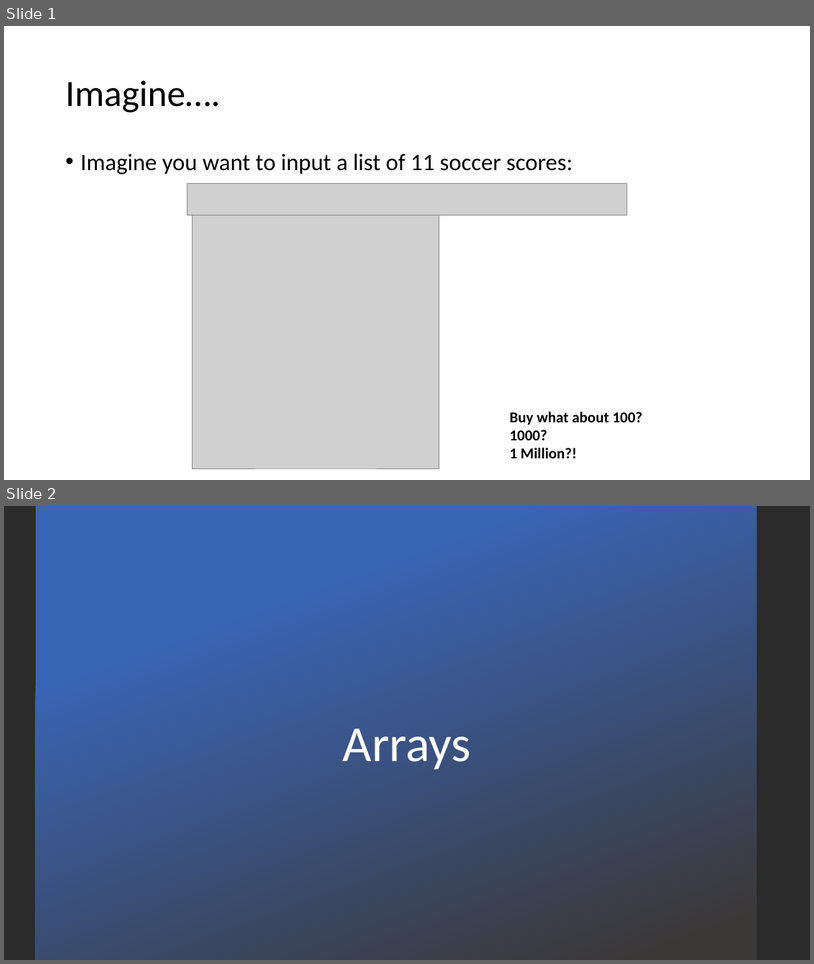
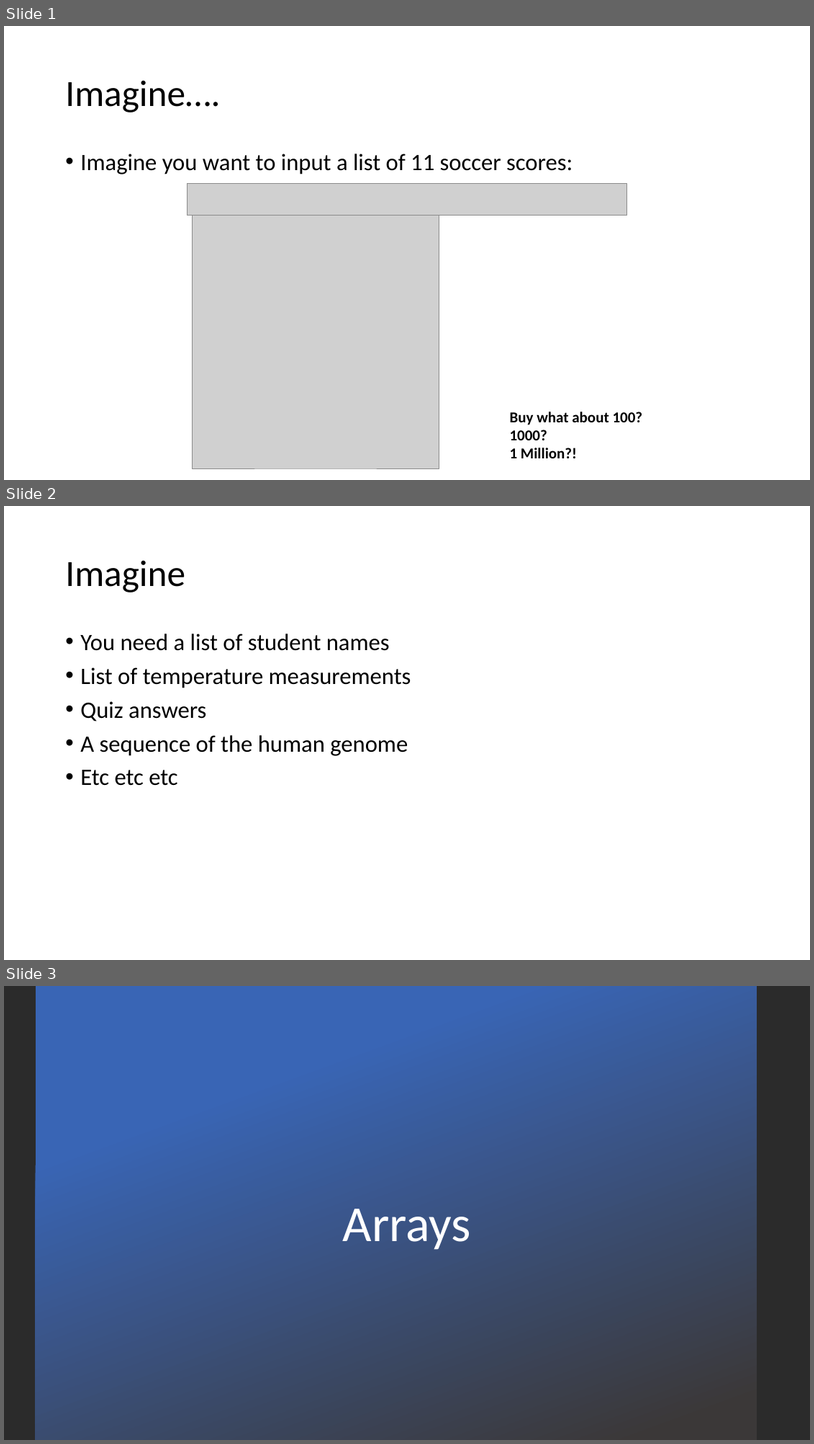
Before and after one commit to v-nys/cursusprogrammeren, a slide deck: _SLIDES/DEEL1/H7/6_arrays.pptx. Shown one above the other, each under a label of ours: slides 1 and 2 before the commit, slides 1, 2 and 3 after it. The pictures are 814x964 and 814x1444 pixels, drawn with LibreOffice and Linux fonts; fonts in the diff are those of the drawing; grey boxes stand for pictures; background and template pictures are left out; a plain dark background stands for a picture behind light text. Boxes give left, top, right and bottom in pixels: in the first picture for what was removed or moved away, otherwise in the second. Text is boxed around its words. In the diff, an @@ line names an element or a change of style, - is before the commit and + after.

```diff
--- a/_SLIDES/DEEL1/H7/6_arrays.pptx
+++ b/_SLIDES/DEEL1/H7/6_arrays.pptx
@@ slide 2 added at [4, 506, 810, 960], background #FFFFFF @@
@@ title added at [65, 560, 185, 592], 44 pt, text #000000 @@
+Imagine
@@ text added at [80, 633, 412, 785], 28 pt, text #000000 @@
+• You need a list of student names
+• List of temperature measurements
+• Quiz answers
+• A sequence of the human genome
+• Etc etc etc
@@ what was slide 2 is now slide 3 @@
```
Also in this commit, not shown: 5 slides changed, 4 other slides added, 1 slide removed, 2 other files.
